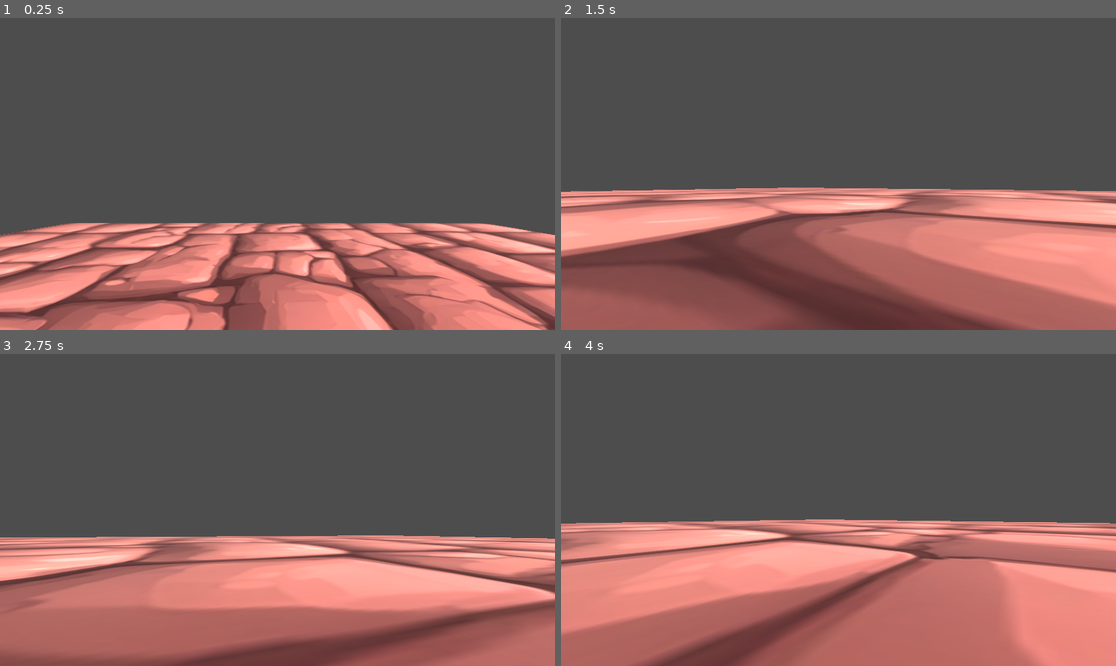
Above: before the commit, frames 1-4 (two rows, left to right).
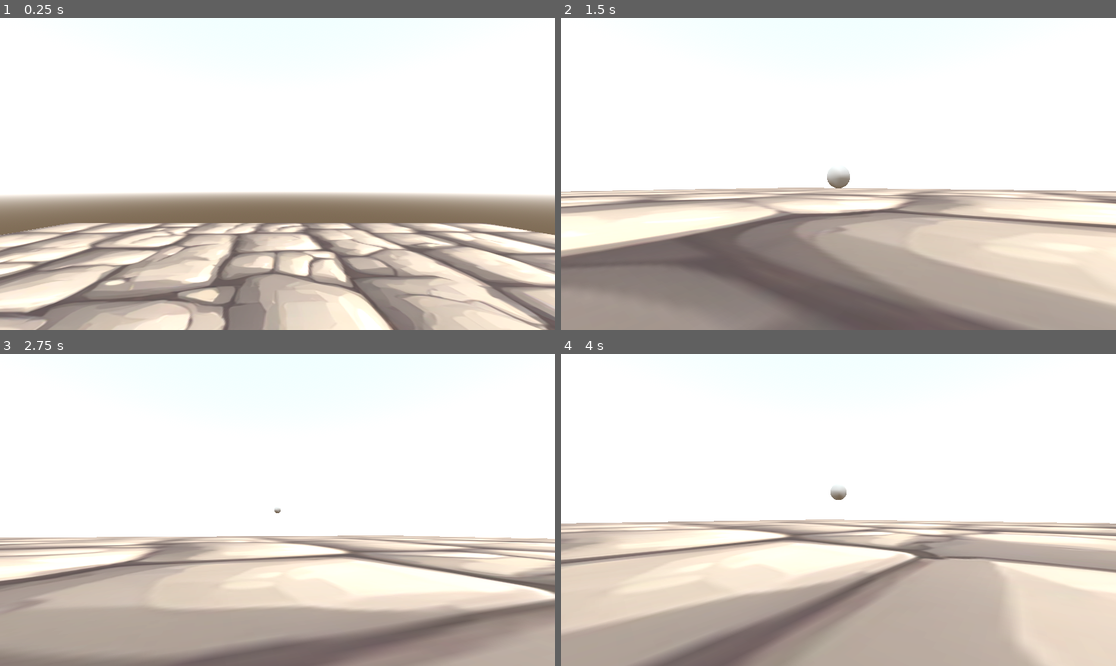
Above: after the commit, the same moments.

Repository: Aurora-Veill/3d-fps-deck-builder
Game: Godot game, scene res://node_3d.tscn
The game is run twice, just before and just after one commit, with the same random seed, the same clock (stepped at 60 frames per second) and the same inputs. The engine's default icon, where the game draws it, is replaced by a stand-in: a white triangle on a blue panel in a dark square.
Inputs (mouse positions are in pixels of both pictures, inside the frame that each line leads up to):
- Up to frame 1 (0.25 s): no input
- Up to frame 2 (1.5 s): tap Enter (ui_accept) at 0.5, 0.6 s; move the mouse to (866, 174) at 0.52 s; hold Up (ui_up) from 0.53 s (still down); tap Space (jump) at 0.77 s; click (866, 174) at 0.8 s; move the mouse to (810, 174) at 1.27 s; click (810, 174) at 1.35 s
- Up to frame 3 (2.75 s): keep holding Up (ui_up); tap Space (jump) at 1.52 s; tap Enter (ui_accept) at 1.55, 2.1 s; move the mouse to (288, 503) at 2.02 s; click (288, 503) at 2.3 s
- Up to frame 4 (4 s): keep holding Up (ui_up); tap Enter (ui_accept) at 2.75, 3.05, 3.6 s; move the mouse to (832, 516) at 2.77 s; click (832, 516) at 2.85 s; tap Space (jump) at 3.02, 3.77 s; move the mouse to (877, 513) at 3.52 s; click (877, 513) at 3.8 s

The runs differ from the first frame. In frame 1, 100% of the frame differs, in the area x 0-100%, y 0-100%; in frame 2, 100%; in frame 3, 100%; in frame 4, 100%.

Commit message:
make projectile

Diff:
--- /dev/null
+++ b/Enemy.gd
@@ -0,0 +1,35 @@
+extends CharacterBody3D
+
+
+const SPEED = 5.0
+const JUMP_VELOCITY = 4.5
+
+# Get the gravity from the project settings to be synced with RigidBody nodes.
+var gravity = ProjectSettings.get_setting("physics/3d/default_gravity")
+var hp = 2
+
+func _physics_process(delta):
+	# Add the gravity.
+	if not is_on_floor():
+		velocity.y -= gravity * delta
+
+	# Handle Jump.
+	if Input.is_action_just_pressed("ui_accept") and is_on_floor():
+		velocity.y = JUMP_VELOCITY
+
+	# Get the input direction and handle the movement/deceleration.
+	# As good practice, you should replace UI actions with custom gameplay actions.
+	var input_dir = Input.get_vector("ui_left", "ui_right", "ui_up", "ui_down")
+	var direction = (transform.basis * Vector3(input_dir.x, 0, input_dir.y)).normalized()
+	if direction:
+		velocity.x = direction.x * SPEED
+		velocity.z = direction.z * SPEED
+	else:
+		velocity.x = move_toward(velocity.x, 0, SPEED)
+		velocity.z = move_toward(velocity.z, 0, SPEED)
+
+	move_and_slide()
+func damage(dmg):
+	hp -= dmg
+	if hp == 0:
+		queue_free()
--- a/Enemy.tscn
+++ b/Enemy.tscn
@@ -1,3 +1,16 @@
-[gd_scene format=3 uid="uid://ucq1aph8j4pn"]
+[gd_scene load_steps=4 format=3 uid="uid://ucq1aph8j4pn"]
+
+[ext_resource type="Script" path="res://Enemy.gd" id="1_7el6l"]
+
+[sub_resource type="CapsuleShape3D" id="CapsuleShape3D_0ydvp"]
+
+[sub_resource type="CapsuleMesh" id="CapsuleMesh_lfkk1"]
 
 [node name="CharacterBody3D" type="CharacterBody3D"]
+script = ExtResource("1_7el6l")
+
+[node name="CollisionShape3D" type="CollisionShape3D" parent="."]
+shape = SubResource("CapsuleShape3D_0ydvp")
+
+[node name="MeshInstance3D" type="MeshInstance3D" parent="."]
+mesh = SubResource("CapsuleMesh_lfkk1")
--- /dev/null
+++ b/Node3D.gd
@@ -0,0 +1,24 @@
+extends Node3D
+
+var gravity = ProjectSettings.get_setting("physics/3d/default_gravity") / 100
+@export var speed = 0.5
+var direction = Vector3.ZERO
+var velocityY = 0
+var dmg = 1
+func _ready():
+	set_as_top_level(true)
+
+
+# Called every frame. 'delta' is the elapsed time since the previous frame.
+func _physics_process(delta: float) -> void:
+	velocityY -= gravity * delta
+	position += direction * speed * delta * 60
+	position.y += velocityY
+
+
+
+func _on_area_3d_body_entered(body):
+	print(get_parent())
+	print(body)
+	if body.has_method("damage"):
+		body.damage(dmg)
--- a/character_body_3d.tscn
+++ b/character_body_3d.tscn
@@ -6,7 +6,7 @@
 
 [sub_resource type="CapsuleMesh" id="CapsuleMesh_tis65"]
 
-[node name="CharacterBody3D" type="CharacterBody3D"]
+[node name="character" type="CharacterBody3D"]
 script = ExtResource("1_fmirg")
 
 [node name="CollisionShape3D" type="CollisionShape3D" parent="."]
@@ -23,3 +23,6 @@
 
 [node name="tpv" type="Camera3D" parent="PivotPoint"]
 transform = Transform3D(1, 0, 0, 0, 0.736333, 0.676619, 0, -0.676619, 0.736333, 0, 2.77776, 3.31885)
+
+[node name="RayCast3D" type="RayCast3D" parent="."]
+transform = Transform3D(2, 0, 0, 0, -8.74228e-08, -2, 0, 2, -8.74228e-08, 0, 0, 0)
--- a/movement.gd
+++ b/movement.gd
@@ -6,14 +6,16 @@
 
 # Get the gravity from the project settings to be synced with RigidBody nodes.
 var gravity = ProjectSettings.get_setting("physics/3d/default_gravity")
-
+var projectile = preload("res://projectile.tscn")
 @onready var cameraf = $fpv
 @onready var camera3 = $PivotPoint/tpv
 @onready var pivot = $PivotPoint
+@onready var rayRizzo = $RayCast3D
 func _process(delta):
 	Input.set_mouse_mode(Input.MOUSE_MODE_CAPTURED)
 func _physics_process(delta):
 	# Add the gravity.
+
 	if not is_on_floor():
 		velocity.y -= gravity * delta
 
@@ -22,10 +24,8 @@
 		velocity.y = JUMP_VELOCITY
 	if Input.is_action_just_pressed("change_camera"):
 		if cameraf.is_current():
-			print("a")
 			camera3.make_current()
 		else:
-			print("b")
 			cameraf.make_current()
 	# Get the input direction and handle the movement/deceleration.
 	# As good practice, you should replace UI actions with custom gameplay actions.
@@ -40,6 +40,8 @@
 	var turn_dir = (int)(Input.is_action_pressed("turn_left")) - (int)(Input.is_action_pressed("turn_right"))
 	self.rotate_y(turn_dir * 0.1)
 	move_and_slide()
+	if Input.is_action_just_pressed("shoot"):
+		attack(projectile)
 func _input(event):
 	if event is InputEventMouseMotion:
 		rotation.y -= event.relative.x / 100
@@ -48,3 +50,10 @@
 		else:
 			pivot.rotation.x -= event.relative.y / 250
 			pivot.rotation.x = clamp(pivot.rotation.x, deg_to_rad(-45), deg_to_rad(45))
+func attack(projectile: PackedScene) -> void:
+	var atk = projectile.instantiate()
+	atk.position = global_position
+	atk.direction = -cameraf.get_global_transform().basis.z
+	get_parent().add_child(atk)
+func damage(dmg):
+	print("ouch")
--- a/node_3d.tscn
+++ b/node_3d.tscn
@@ -1,15 +1,22 @@
-[gd_scene load_steps=7 format=3 uid="uid://c087l7ltwvq5r"]
+[gd_scene load_steps=10 format=3 uid="uid://c087l7ltwvq5r"]
 
 [ext_resource type="Texture2D" uid="uid://dqj6iapirjnh8" path="res://Free_pixel_tiles_pack/cobblestone_1.png" id="1_55pi2"]
 [ext_resource type="Texture2D" uid="uid://e2uq5mapky4f" path="res://icon.svg" id="1_b2q67"]
 [ext_resource type="PackedScene" uid="uid://cof1cf5gtmex" path="res://character_body_3d.tscn" id="1_scl8b"]
+[ext_resource type="PackedScene" uid="uid://ucq1aph8j4pn" path="res://Enemy.tscn" id="4_gy7lr"]
 
 [sub_resource type="StandardMaterial3D" id="StandardMaterial3D_8ci2y"]
 albedo_texture = ExtResource("1_55pi2")
 
+[sub_resource type="ProceduralSkyMaterial" id="ProceduralSkyMaterial_83mae"]
+
+[sub_resource type="Sky" id="Sky_e4oif"]
+sky_material = SubResource("ProceduralSkyMaterial_83mae")
+
 [sub_resource type="Environment" id="Environment_tflw2"]
 background_mode = 2
 background_energy_multiplier = 2.43
+sky = SubResource("Sky_e4oif")
 ambient_light_source = 3
 ambient_light_color = Color(1, 0.305882, 0.345098, 1)
 ambient_light_energy = 2.43
@@ -37,3 +44,6 @@
 
 [node name="DirectionalLight3D" type="DirectionalLight3D" parent="."]
 transform = Transform3D(1, 0, 0, 0, 0.263385, 0.964691, 0, -0.964691, 0.263385, 0, 18.2122, 8.18105)
+
+[node name="Enemy" parent="." instance=ExtResource("4_gy7lr")]
+transform = Transform3D(1, 0, 0, 0, 1, 0, 0, 0, 1, 12.4907, 0, 0)
--- a/project.godot
+++ b/project.godot
@@ -61,3 +61,8 @@
 "events": [Object(InputEventKey,"resource_local_to_scene":false,"resource_name":"","device":-1,"window_id":0,"alt_press …(182 unchanged characters)…
 ]
 }
+shoot={
+"deadzone": 0.5,
+"events": [Object(InputEventMouseButton,"resource_local_to_scene":false,"resource_name":"","device":-1,"window_id":0,"alt_pressed":false,"shift_pressed":false,"ctrl_pressed":false,"meta_pressed":false,"button_mask":0,"position":Vector2(0, 0),"global_position":Vector2(0, 0),"factor":1.0,"button_index":1,"canceled":false,"pressed":false,"double_click":false,"script":null)
+]
+}
--- /dev/null
+++ b/projectile.tscn
@@ -0,0 +1,28 @@
+[gd_scene load_steps=5 format=3 uid="uid://bw3sgmbukcg5t"]
+
+[ext_resource type="Script" path="res://Node3D.gd" id="1_fywpe"]
+[ext_resource type="Texture2D" uid="uid://b4xri70163n2o" path="res://Beam-Beta.png" id="2_uve0i"]
+
+[sub_resource type="CapsuleMesh" id="CapsuleMesh_x0pdc"]
+radius = 0.2
+height = 0.4
+
+[sub_resource type="CapsuleShape3D" id="CapsuleShape3D_i32u5"]
+radius = 0.21
+height = 0.42
+
+[node name="bulett" type="Node3D"]
+script = ExtResource("1_fywpe")
+
+[node name="Sprite3D" type="Sprite3D" parent="."]
+texture = ExtResource("2_uve0i")
+
+[node name="MeshInstance3D" type="MeshInstance3D" parent="."]
+mesh = SubResource("CapsuleMesh_x0pdc")
+
+[node name="Area3D" type="Area3D" parent="."]
+
+[node name="CollisionShape3D" type="CollisionShape3D" parent="Area3D"]
+shape = SubResource("CapsuleShape3D_i32u5")
+
+[connection signal="body_entered" from="Area3D" to="." method="_on_area_3d_body_entered"]
Binary file added: Beam-Beta.png
Not shown, added: Beam-Beta.png.import
